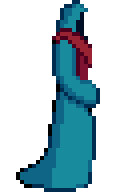
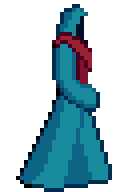
Before/after of a 128×192 layered artwork. What changed in the layer stack:
renamed "lineart" to "9-PriestWalkingRight", hid it over [16, 0, 100, 192]
added layer "1-PriestWalkingRight" above "Background" over [16, 4, 112, 192]
hid "Background" over [16, 0, 112, 192]
